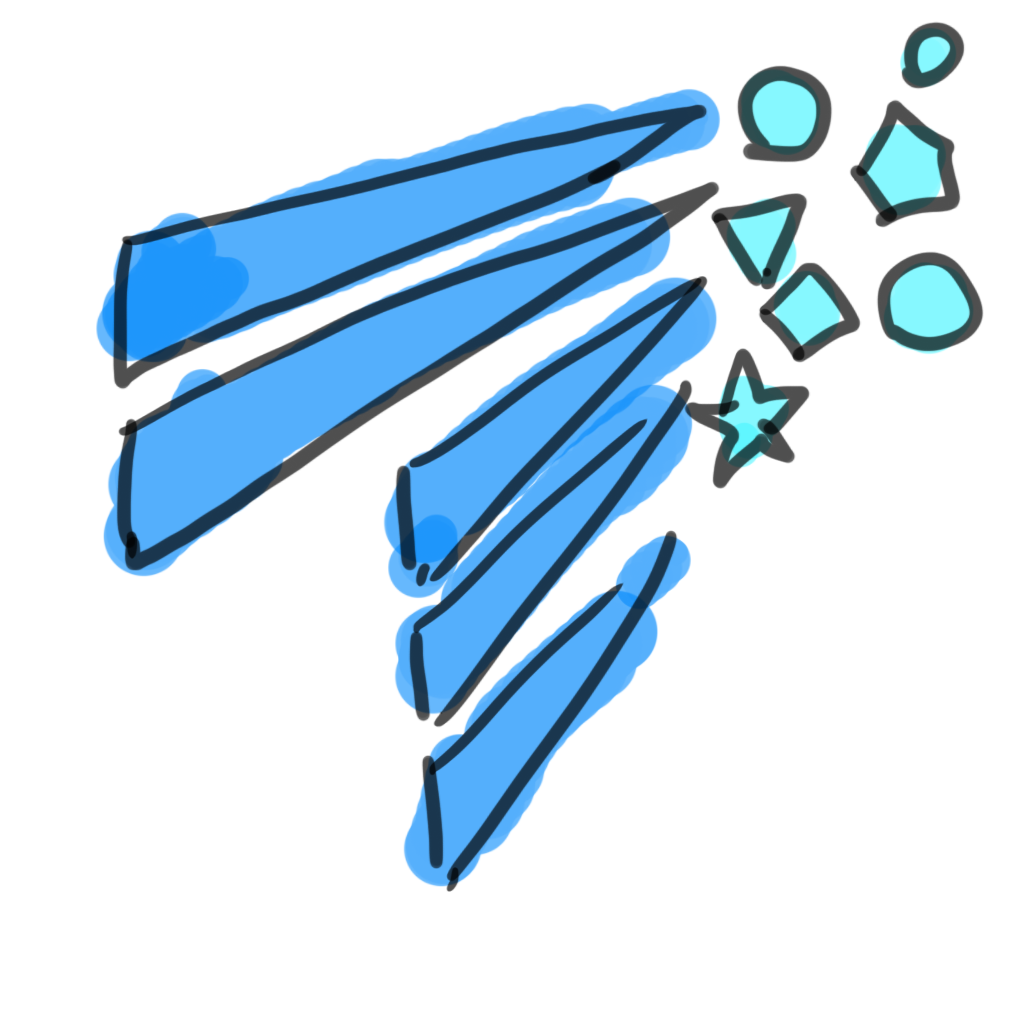
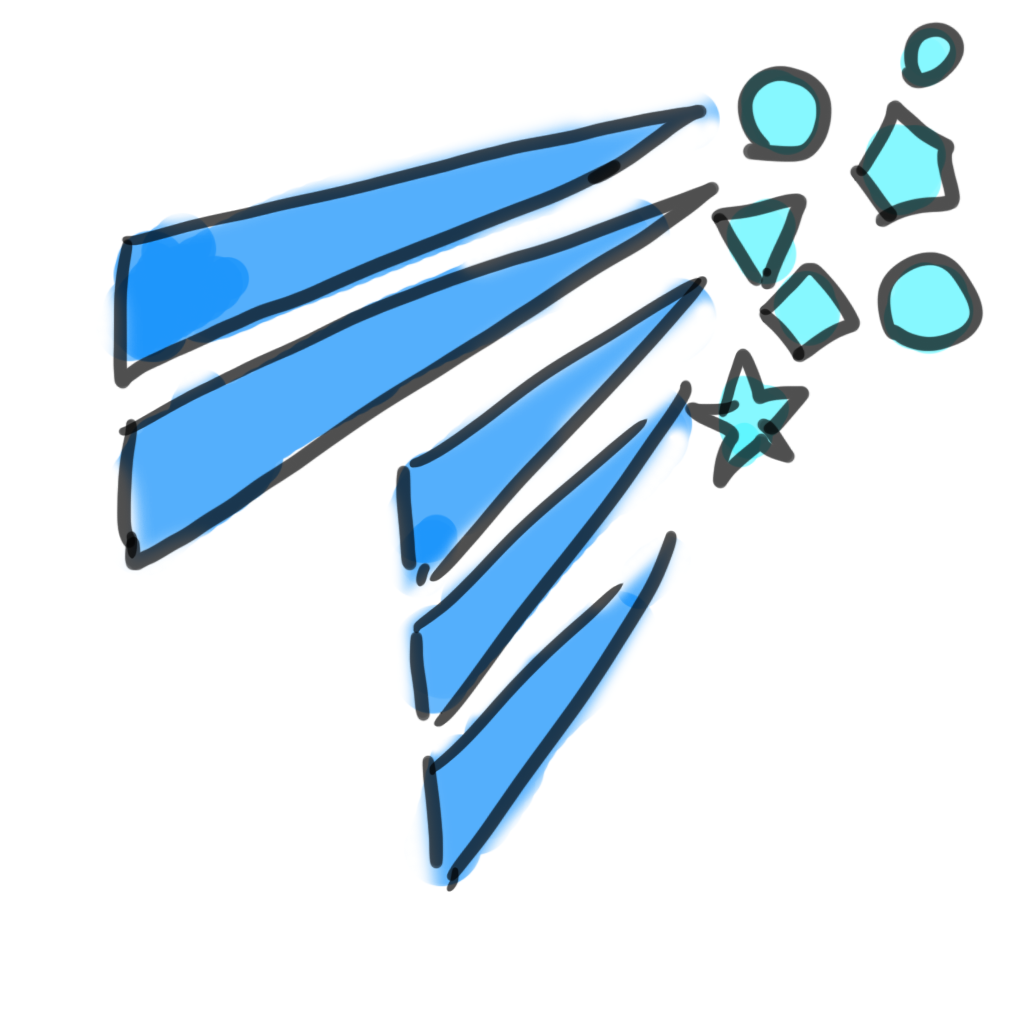
Layered file, before and after one edit (w=1024, h=1024). Changes by layer:
painted on "レイヤー 1" over [96, 88, 721, 887]
